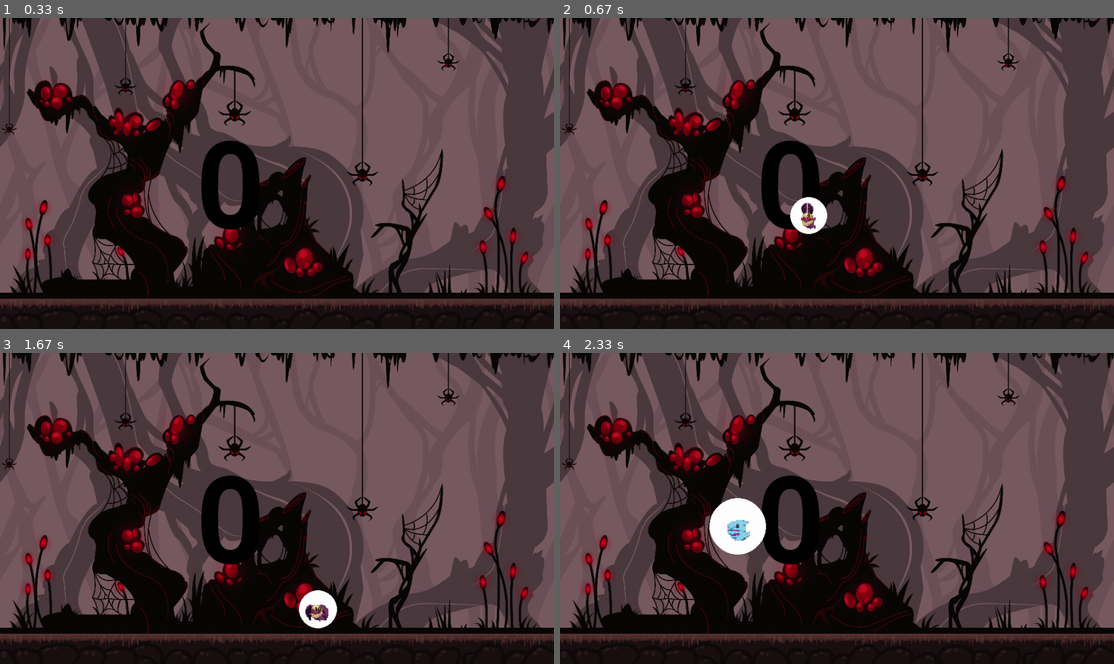
Above: before the commit, frames 1-4 (two rows, left to right).
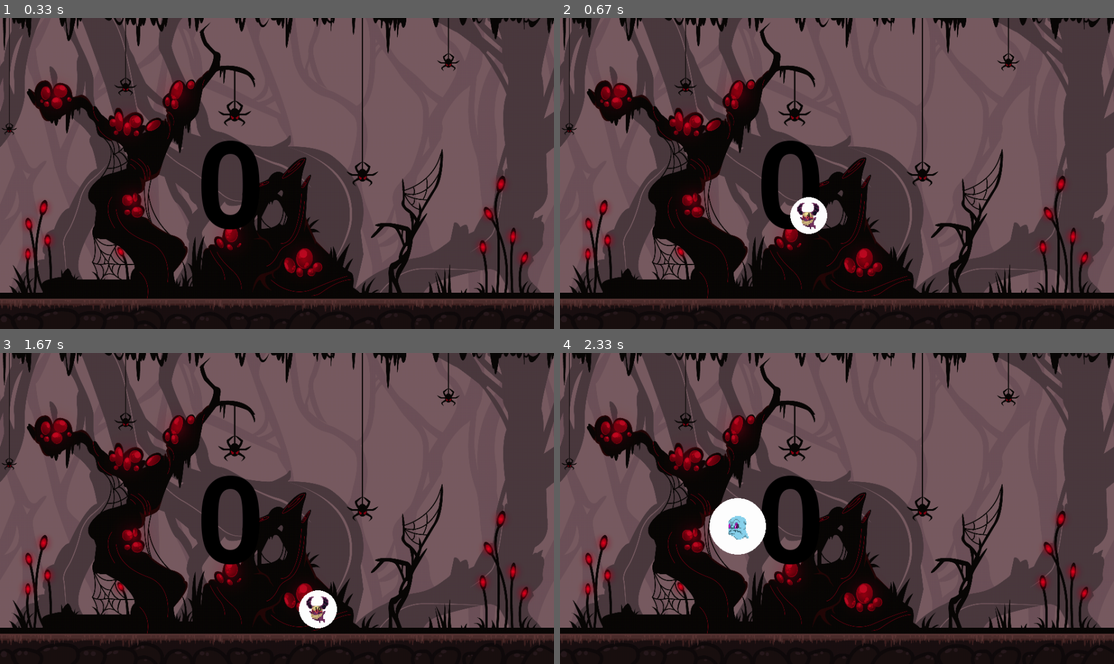
Above: after the commit, the same moments.

Repository: olucassantos/AprendaPyGame
Game: pygame game, started from pinga.py
Same seed, same stepped clock (60 frames per second), same inputs: the game is played once before the commit and once after it.
Inputs:
- Up to frame 1 (0.33 s): no input
- Up to frame 2 (0.67 s): tap Space at 0.33 s
- Up to frame 3 (1.67 s): tap Space at 0.73, 1.03, 1.23, 1.57 s
- Up to frame 4 (2.33 s): tap Space at 1.87, 2.07 s

Frame 1 is identical in both runs. In frame 2, 0.2% of the frame differs, in the area x 42-47%, y 59-68%; in frame 3, 0.2%, in the area x 55-60%, y 78-87%; in frame 4, 0.2%.

Commit message:
Atualizar taxa de frames para 100 no arquivo pinga.py

Diff:
--- a/pinga.py
+++ b/pinga.py
@@ -191,7 +191,7 @@
 
             # Desenha a imagem da bola
             # Divide o tempo por 100 e pega a parte inteira para saber qual imagem desenhar
-            tempoJogo = pygame.time.get_ticks() // 60
+            tempoJogo = pygame.time.get_ticks() // 100
             # Calcula o frame da animação com base na quantidade de imagens da lista e o tempo do jogo
             quantidadeImagens = len(listaImagens)
             # Define o frame da animação
